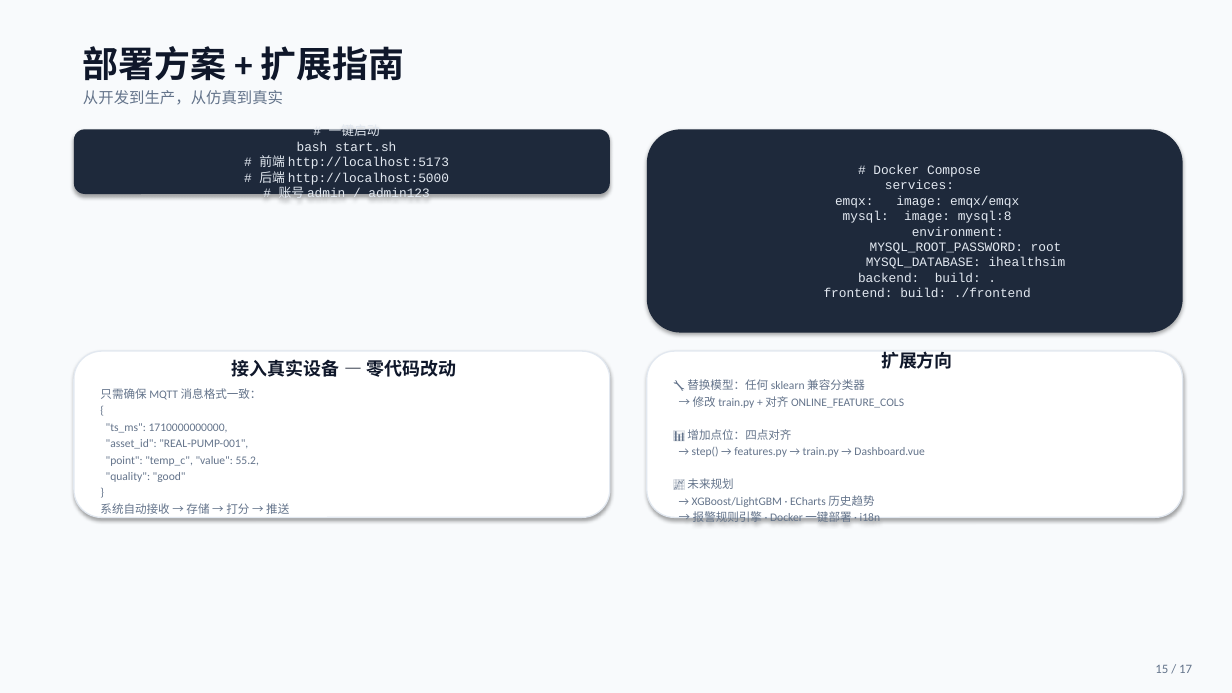
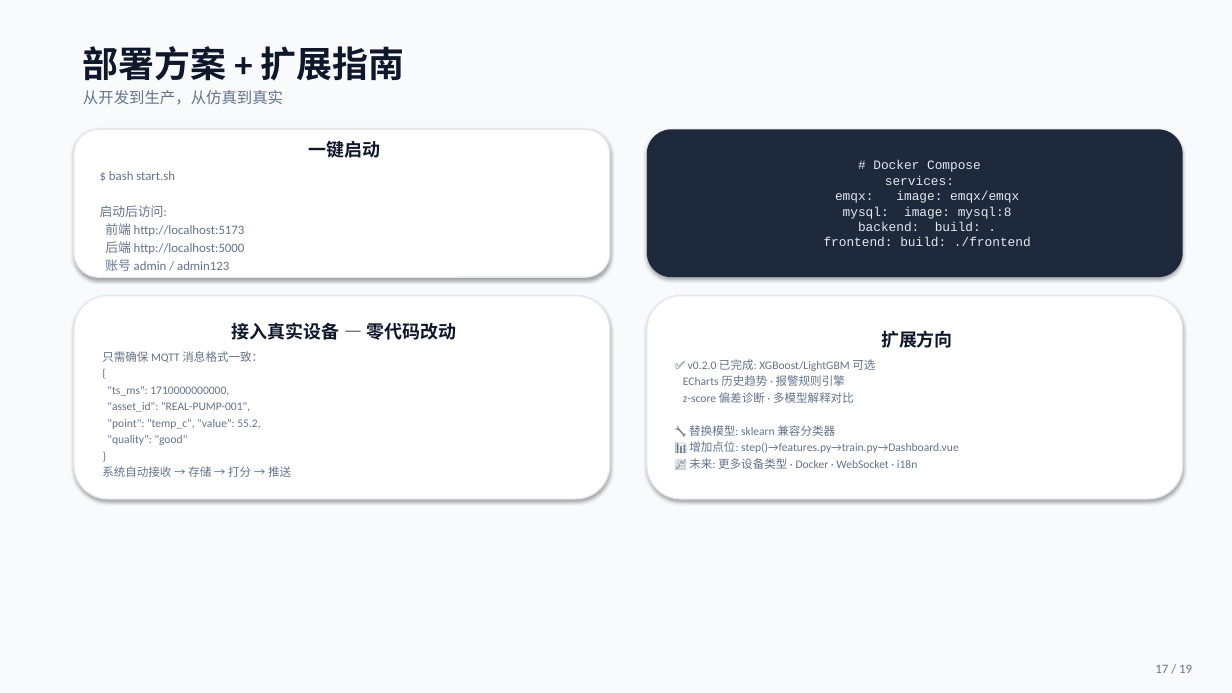
Before and after one commit to Huaiyue-sy/Equipment-Health-Assessment-System, a slide deck: slide 17 of doc/iHealthSim.pptx (slide 15 before the commit). Drawn at 1232x693 pixels with LibreOffice and Linux fonts; fonts in the diff are those of the drawing. Boxes give left, top, right and bottom in pixels: in the first picture for what was removed or moved away, otherwise in the second. Text is boxed around its words. In the diff, an @@ line names an element or a change of style, - is before the commit and + after.

Commit message:
前端优化

```diff
--- a/doc/iHealthSim.pptx
+++ b/doc/iHealthSim.pptx
@@ rounded rectangle "一键启动": place and size @@
-rounded rectangle "一键启动" at (74, 129, 610, 194)
+rounded rectangle "一键启动" at (74, 129, 610, 277)
@@ rounded rectangle "一键启动" at (74, 129, 610, 277): fill #1E293B to #FFFFFF; outline none to #E2E8F0 1 pt @@
@@ text in rounded rectangle at (100, 141, 380, 271): text changed; font Courier New to Calibri; text colour #E2E8F0 to #64748B @@
-# 一键启动
-bash start.sh
-# 前端 http://localhost:5173
-# 后端 http://localhost:5000
-# 账号 admin / admin123
+一键启动
+$ bash start.sh
+启动后访问:
+前端 http://localhost:5173
+后端 http://localhost:5000
+账号 admin / admin123
@@ rounded rectangle "# Docker Compose services: emqx: ...": place and size @@
-rounded rectangle "# Docker Compose services: emqx: ..." at (647, 129, 1183, 333)
+rounded rectangle "# Docker Compose services: emqx: ..." at (647, 129, 1183, 277)
@@ text in rounded rectangle at (824, 160, 1031, 246): text changed @@
-# Docker Compose
-services:
-emqx: image: emqx/emqx
-mysql: image: mysql:8
-environment:
-MYSQL_ROOT_PASSWORD: root
-MYSQL_DATABASE: ihealthsim
-backend: build: .
-frontend: build: ./frontend
+# Docker Compose
+services:
+emqx: image: emqx/emqx
+mysql: image: mysql:8
+backend: build: .
+frontend: build: ./frontend
@@ rounded rectangle "接入真实设备 — 零代码改动": place and size @@
-rounded rectangle "接入真实设备 — 零代码改动" at (74, 351, 610, 518)
+rounded rectangle "接入真实设备 — 零代码改动" at (74, 296, 610, 499)
@@ rounded rectangle "扩展方向": place and size @@
-rounded rectangle "扩展方向" at (647, 351, 1183, 518)
+rounded rectangle "扩展方向" at (647, 296, 1183, 499)
@@ text in rounded rectangle at (683, 359, 959, 469): text changed @@
-🔧 替换模型：任何 sklearn 兼容分类器
-→ 修改 train.py + 对齐 ONLINE_FEATURE_COLS
-📊 增加点位：四点对齐
-→ step() → features.py → train.py → Dashboard.vue
-📈 未来规划
-→ XGBoost/LightGBM · ECharts 历史趋势
-→ 报警规则引擎 · Docker 一键部署 · i18n
+✅ v0.2.0 已完成: XGBoost/LightGBM 可选
+ECharts 历史趋势 · 报警规则引擎
+z-score 偏差诊断 · 多模型解释对比
+🔧 替换模型: sklearn 兼容分类器
+📊 增加点位: step()→features.py→train.py→Dashboard.vue
+📈 未来: 更多设备类型 · Docker · WebSocket · i18n
@@ text at (1155, 665, 1192, 673): text changed @@
-15 / 17
+17 / 19
```
Also in this commit, not shown: 15 other slides changed, 3 slides added, 1 slide removed, 6 other files.
